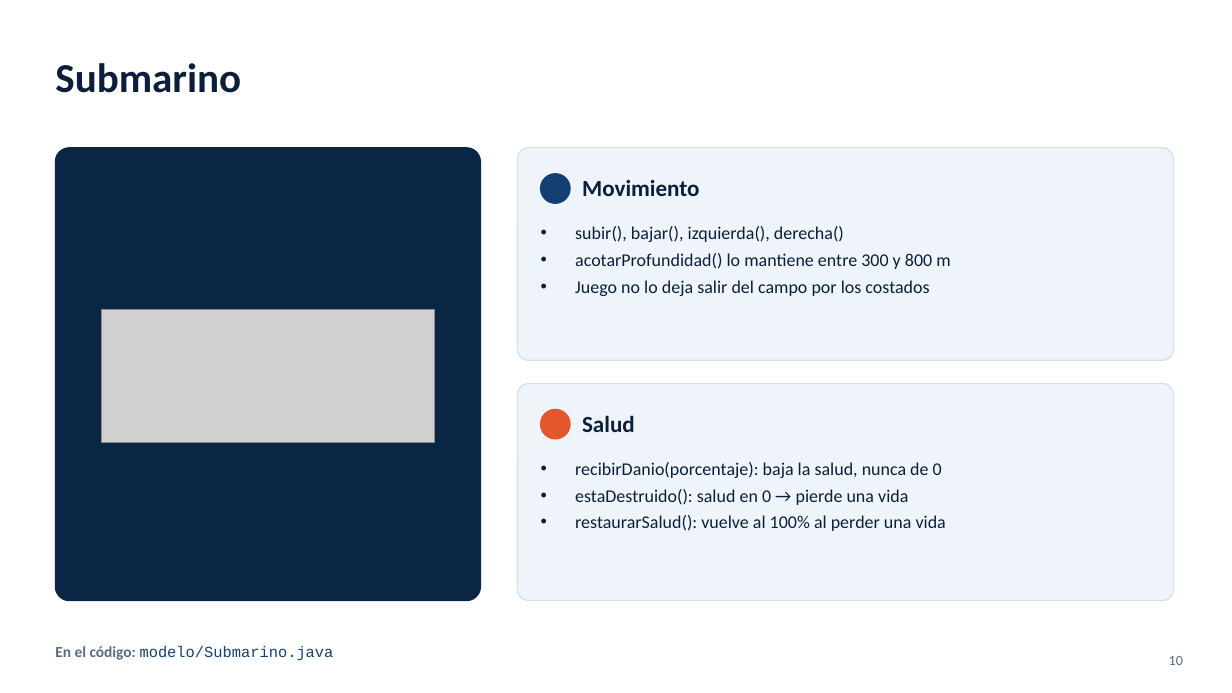
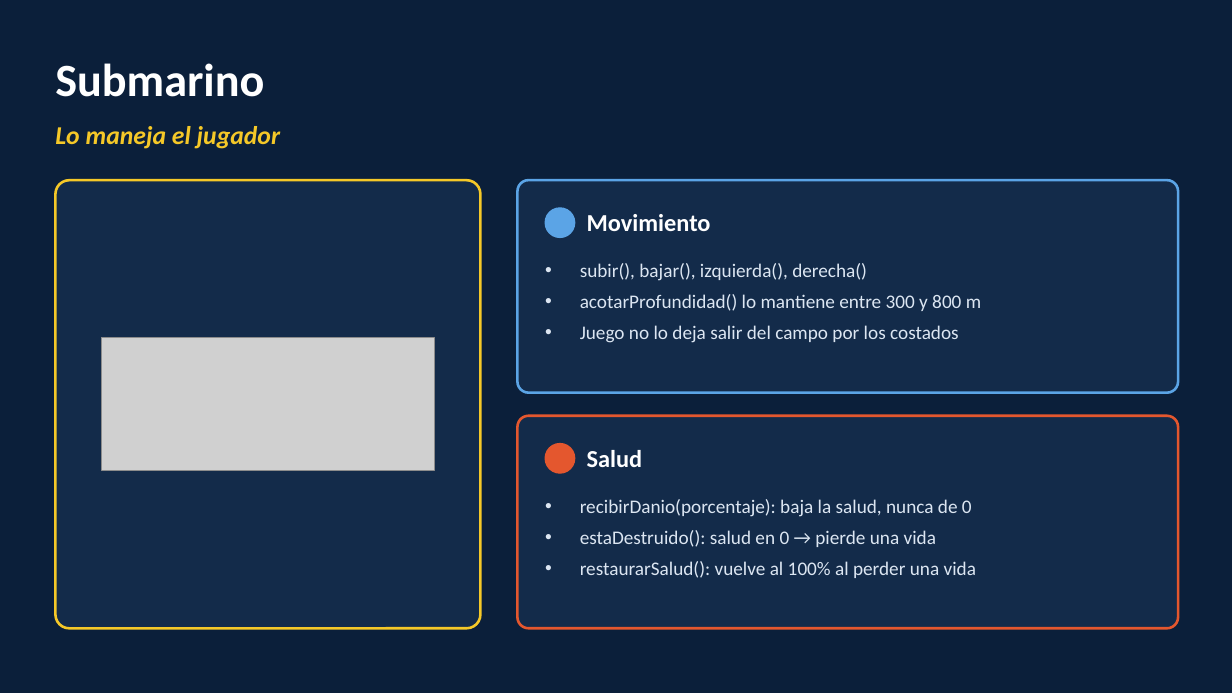
Before and after one commit to dypenaloza/TPO_Submarine_Attack, a slide deck: slide 10 of docs/Presentacion_Submarine_Attack.pptx. Drawn at 1232x693 pixels with LibreOffice and Linux fonts; fonts in the diff are those of the drawing; grey boxes stand for pictures; background and template pictures are left out. Boxes give left, top, right and bottom in pixels: in the first picture for what was removed or moved away, otherwise in the second. Text is boxed around its words. In the diff, an @@ line names an element or a change of style, - is before the commit and + after.

```diff
--- a/docs/Presentacion_Submarine_Attack.pptx
+++ b/docs/Presentacion_Submarine_Attack.pptx
@@ background #FFFFFF to picture (left out) @@
@@ rectangle added at [0, 0, 1232, 693], fill #0B1F3A at 94% opacity @@
@@ text "Submarino" at [55, 63, 264, 97]: size 32 to 36 pt, text colour #0B1F3A to #FFFFFF @@
@@ text added at [55, 126, 280, 149], 20 pt, text #F5C828, bold, italic @@
+Lo maneja el jugador
@@ rounded rectangle: place and size @@
-rounded rectangle at [55, 148, 481, 601]
+rounded rectangle at [55, 180, 481, 628]
@@ rounded rectangle at [55, 180, 481, 628]: fill #0B2545 to #132B4A; outline #0B2545 1 pt to #F5C828 2 pt @@
@@ rounded rectangle: place and size @@
-rounded rectangle at [518, 148, 1174, 360]
+rounded rectangle at [518, 180, 1178, 393]
@@ rounded rectangle at [518, 180, 1178, 393]: fill #EEF4FA to #132B4A; outline #D5E1EE 1 pt to #5BA4E6 2 pt @@
@@ ellipse: place and size @@
-ellipse at [541, 174, 570, 203]
+ellipse at [545, 208, 575, 238]
@@ ellipse at [545, 208, 575, 238]: fill #134074 to #5BA4E6; outline #134074 1 pt to #5BA4E6 1 pt @@
@@ text "Movimiento": place and size @@
-text "Movimiento" at [582, 180, 699, 196]
+text "Movimiento" at [587, 214, 711, 231]
@@ text "Movimiento" at [587, 214, 711, 231]: size 18 to 19 pt, text colour #0B1F3A to #FFFFFF @@
@@ text "subir(), bajar(), izquierda(), derecha()" at [580, 263, 981, 343]: size 14 to 15 pt, text colour #0B1F3A to #DCE6F2; more space between paragraphs @@
@@ text "subir(), bajar(), izquierda(), derecha()": place and size @@
-text "subir(), bajar(), izquierda(), derecha()" at [575, 226, 950, 296]
+text "subir(), bajar(), izquierda(), derecha()" at [580, 263, 981, 343]
@@ picture: place and size @@
-picture at [102, 310, 434, 443]
+picture at [102, 337, 434, 470]
@@ rounded rectangle: place and size @@
-rounded rectangle at [518, 384, 1174, 601]
+rounded rectangle at [518, 416, 1178, 628]
@@ rounded rectangle at [518, 416, 1178, 628]: fill #EEF4FA to #132B4A; outline #D5E1EE 1 pt to #E4572E 2 pt; proportions changed @@
@@ ellipse: place and size @@
-ellipse at [541, 409, 570, 439]
+ellipse at [545, 444, 575, 473]
@@ text "Salud" at [587, 450, 643, 467]: size 18 to 19 pt, text colour #0B1F3A to #FFFFFF @@
@@ text "Salud": place and size @@
-text "Salud" at [582, 415, 635, 432]
+text "Salud" at [587, 450, 643, 467]
@@ text "recibirDanio(porcentaje): baja la salud, nunca ...": place and size @@
-text "recibirDanio(porcentaje): baja la salud, nunca ..." at [575, 462, 946, 531]
+text "recibirDanio(porcentaje): baja la salud, nunca ..." at [580, 499, 976, 578]
@@ text "recibirDanio(porcentaje): baja la salud, nunca ..." at [580, 499, 976, 578]: size 14 to 15 pt, text colour #0B1F3A to #DCE6F2; more space between paragraphs @@
@@ text removed at [55, 646, 334, 660] @@
-En el código: modelo/Submarino.java
@@ page number removed at [1169, 656, 1183, 665] @@
-10
```
Also in this commit, not shown: 7 other slides changed, 3 slides added, 3 slides removed, 1 other file.
